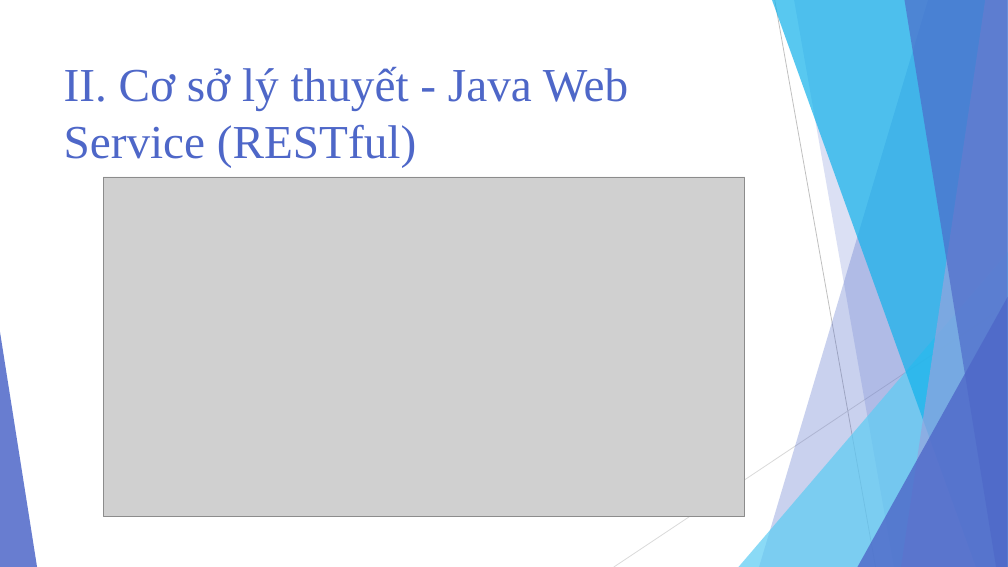
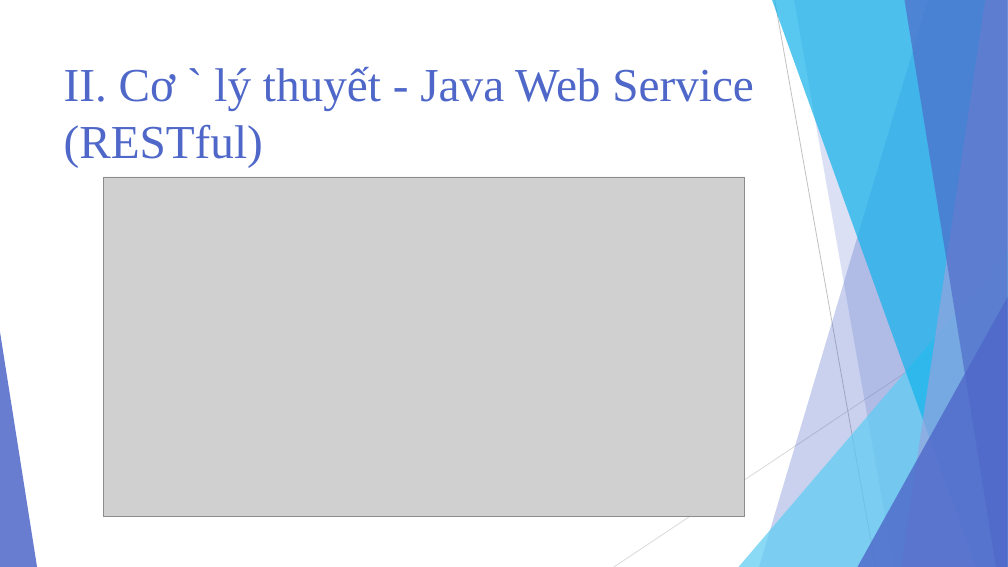
Before and after one commit to TMTAI/Android, a slide deck: slide 10 of Presentation-LuanVan.pptx. Drawn at 1008x567 pixels with LibreOffice and Linux fonts; fonts in the diff are those of the drawing; grey boxes stand for pictures. Boxes give left, top, right and bottom in pixels: in the first picture for what was removed or moved away, otherwise in the second. Text is boxed around its words. In the diff, an @@ line names an element or a change of style, - is before the commit and + after.

```diff
--- a/Presentation-LuanVan.pptx
+++ b/Presentation-LuanVan.pptx
@@ title at (64, 67, 754, 167): text changed @@
-II. Cơ sở lý thuyết - Java Web Service (RESTful)
+II. Cơ ` lý thuyết - Java Web Service (RESTful)
```
Also in this commit, not shown: 4 other slides changed, 3 slides added, 1 other file.
